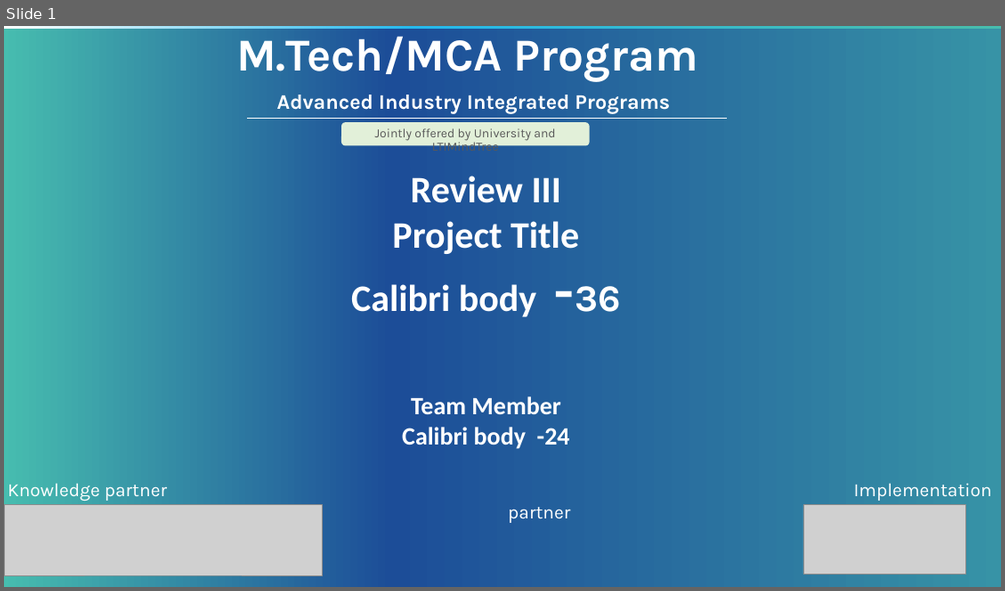
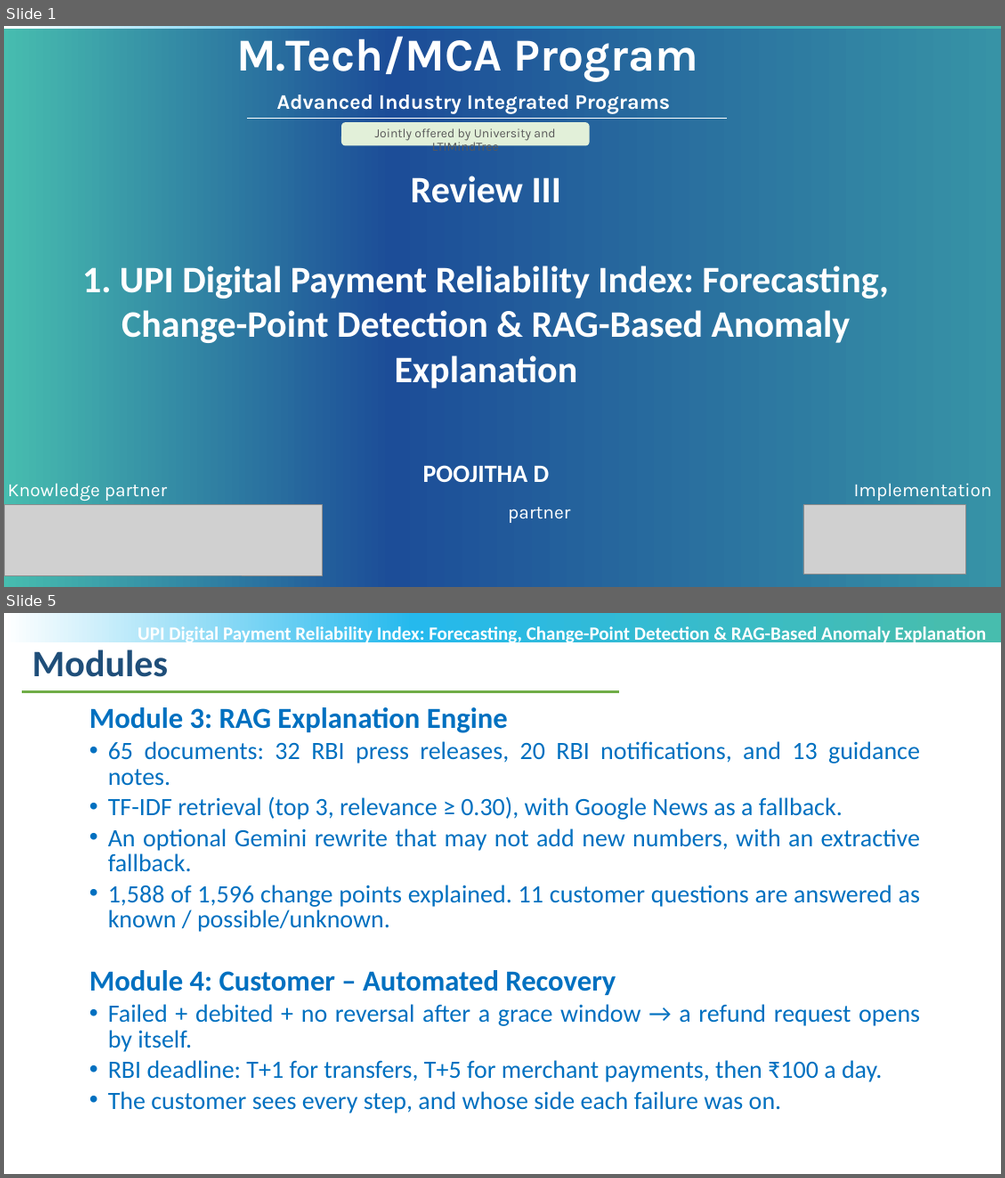
Before and after one commit to POOJITHA-02/lti-proj, a slide deck: MTech-Project_Review3_PPT_Template_V1.pptx. Shown one above the other, each under a label of ours: slide 1 before the commit, slides 1 and 5 after it; the slides between them are not shown. The pictures are 1005x591 and 1005x1178 pixels, drawn with LibreOffice and Linux fonts; fonts in the diff are those of the drawing; grey boxes stand for pictures; background and template pictures are left out. Boxes give left, top, right and bottom in pixels: in the first picture for what was removed or moved away, otherwise in the second. Text is boxed around its words. In the diff, an @@ line names an element or a change of style, - is before the commit and + after.

```diff
--- a/MTech-Project_Review3_PPT_Template_V1.pptx
+++ b/MTech-Project_Review3_PPT_Template_V1.pptx
@@ slide 5 added at (4, 613, 1001, 1174), background #FFFFFF; not listed: 1 template element that a slide beside it also shows @@
@@ text added at (138, 624, 987, 645), 18 pt, text #FFFFFF, bold @@
+UPI Digital Payment Reliability Index: Forecasting, Change-Point Detection & RAG-Based Anomaly Explanation
@@ text added at (32, 649, 168, 677), 36 pt, text #1F4E79, bold @@
+Modules
@@ line added from (22, 691) to (619, 691), #70AD47 2.25 pt @@
@@ text added at (89, 707, 920, 1113), 24 pt, text #0070C0 @@
+Module 3: RAG Explanation Engine
+• 65 documents: 32 RBI press releases, 20 RBI notifications, and 13 guidance notes.
+• TF-IDF retrieval (top 3, relevance ≥ 0.30), with Google News as a fallback.
+• An optional Gemini rewrite that may not add new numbers, with an extractive fallback.
+• 1,588 of 1,596 change points explained. 11 customer questions are answered as known / possible/unknown.
+Module 4: Customer – Automated Recovery
+• Failed + debited + no reversal after a grace window → a refund request opens by itself.
+• RBI deadline: T+1 for transfers, T+5 for merchant payments, then ₹100 a day.
+• The customer sees every step, and whose side each failure was on.
@@ slide 1 changed as well @@
@@ text at (82, 265, 889, 482): text changed @@
-Project Title
-Calibri body -36
-Team Member
-Calibri body -24
+1. UPI Digital Payment Reliability Index: Forecasting, Change-Point Detection & RAG-Based Anomaly Explanation
+POOJITHA D
```
Also in this commit, not shown: 1 other slide changed, 17 other slides added, 9 slides removed.
